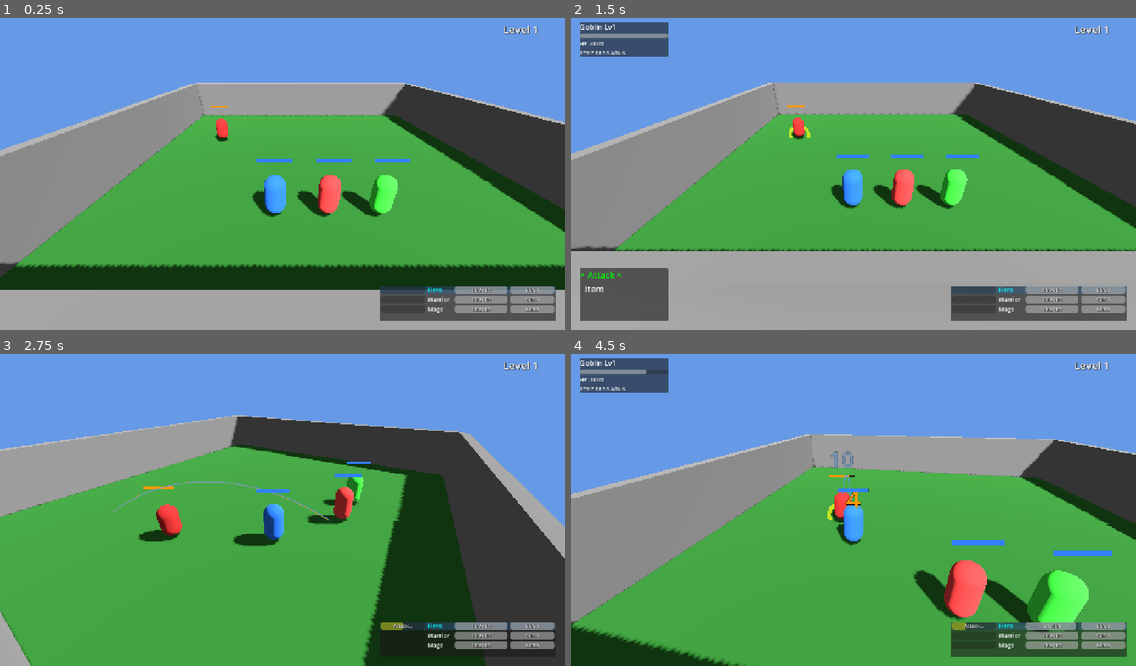
Above: before the commit, frames 1-4 (two rows, left to right).
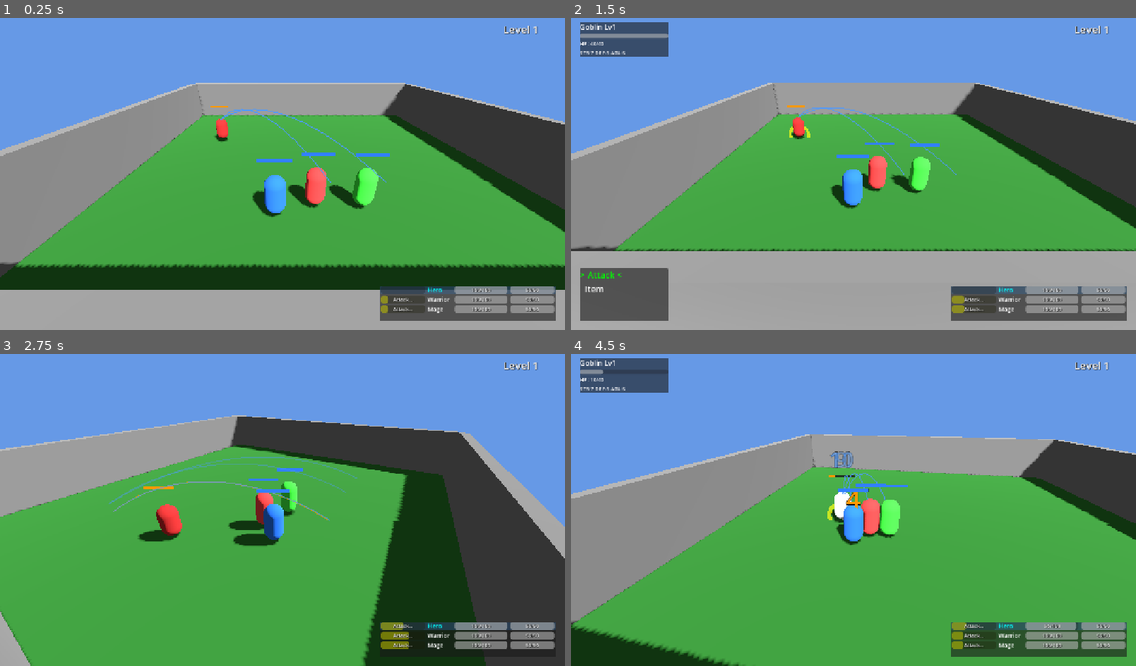
Above: after the commit, the same moments.

Repository: sphenlee/gauntlet
Game: Godot game, scene res://scenes/main.tscn
Two runs of this game, one before a commit and one after it. Both use one fixed random seed, a clock stepped at 60 frames per second and the inputs below.
Inputs:
- Up to frame 1 (0.25 s): no input
- Up to frame 2 (1.5 s): tap Enter (action_confirm) at 0.5 s; hold D (move_right) 0.53-1.28 s; hold Enter (action_confirm) 0.53-1.28 s; hold S (move_down) from 1.28 s (still down); tap K (camera_down) at 1.35 s
- Up to frame 3 (2.75 s): tap Enter (action_confirm) at 2 s; release S (move_down) at 2.03 s; hold D (move_right) from 2.03 s (still down); tap J (camera_left) at 2.1 s
- Up to frame 4 (4.5 s): release D (move_right) at 2.78 s; hold W (move_up) 2.78-3.53 s; tap L (camera_right) at 2.85 s; hold A (move_left) from 3.53 s (still down); tap I (camera_up) at 3.6 s; tap Right (enemy_select_next) at 4.35 s

The runs differ from the first frame. In frame 1, 2.4% of the frame differs, in the area x 39-73%, y 29-95%; in frame 2, 2.3%; in frame 3, 2.0%; in frame 4, 5.3%, in the area x 3-96%, y 4-95%.
Error before the commit: Trying to assign an array of type "Array[Enemy]" to a variable of type "Array[Node3D]". (res://scripts/tactics_engine.gd:34)

Commit message:
Fix typed array assignment error in tactics engine
GDScript doesn't allow assigning Array[Enemy] to Array[Node3D]
directly. Build the candidates array element by element instead.

Co-authored-by: Copilot <223556219+Copilot@users.noreply.github.com>

Diff:
--- a/scripts/tactics_engine.gd
+++ b/scripts/tactics_engine.gd
@@ -26,12 +26,14 @@
 	match tactic.condition:
 		Tactic.Condition.ENEMY_ANY:
 			# All alive enemies, shuffled
-			candidates = _alive_enemies(enemies).duplicate()
+			for enemy in _alive_enemies(enemies):
+				candidates.append(enemy)
 			candidates.shuffle()
 
 		Tactic.Condition.ENEMY_CLOSEST:
 			# All alive enemies, sorted by distance
-			candidates = _alive_enemies(enemies).duplicate()
+			for enemy in _alive_enemies(enemies):
+				candidates.append(enemy)
 			candidates.sort_custom(func(a, b): return character.global_position.distance_to(a.global_position) < character.global_position.distance_to(b.global_position))
 
 		Tactic.Condition.ENEMY_LEADER_TARGET:
